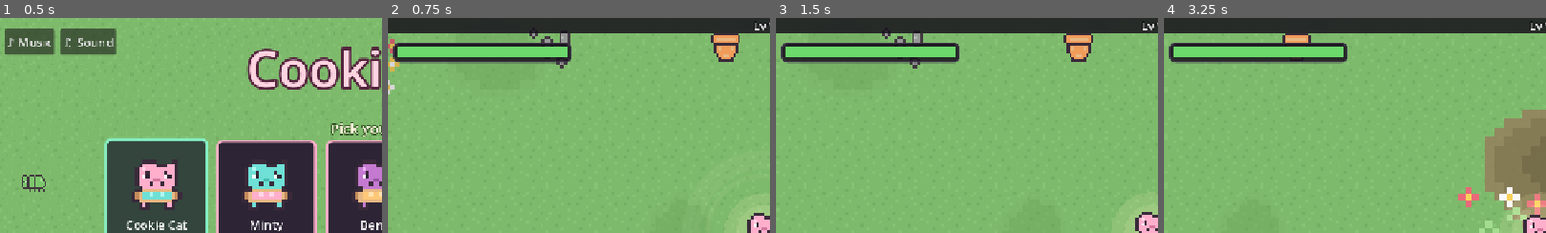
Above: before the commit, frames 1-4 (left to right).
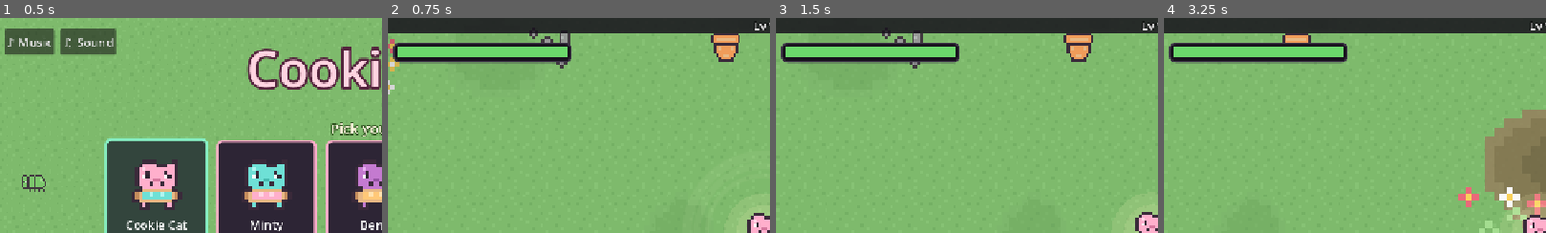
Above: after the commit, the same moments.

Repository: lukew-cogapp/cookie-cat
Game: Godot game, scene res://scenes/start_screen.tscn
The game is run twice, just before and just after one commit, with the same random seed, the same clock (stepped at 60 frames per second) and the same inputs.
Inputs (mouse positions are % of the whole screen's width and height, from its top left):
- Up to frame 1 (0.5 s): no input
- Up to frame 2 (0.75 s): click "Play!" at 0.5 s
- Up to frame 3 (1.5 s): tap Enter at 1.25 s; move the mouse to (72, 45) at 1.27 s; hold D (move_right) from 1.28 s (still down); tap Space (confirm) at 1.35 s; click (72, 45) at 1.42 s
- Up to frame 4 (3.25 s): release D (move_right) at 2 s; drag from (30, 55) to (45, 70) at 2.02 s; move the mouse to (60, 28) at 2.77 s; hold D (move_right) from 2.78 s (still down); tap Alt at 2.85 s
The pictures show only the part of the screen within x 1-51%, y 0-50%; the shares and areas given below are measured in that part.

Frame 1 is identical in both runs. In frame 2, 0.4% of the frame differs, in the area x 2-48%, y 12-20%; in frame 3, 0.4%; in frame 4, 1.0%.

Commit message:
Drop crumbs only while walking, quieten zone hits, redraw puddles
Crumbs under a standing cat cost the weapon its point: it pays for moving.
A bug in a puddle was damaged every frame and cued every frame, so the hit
sound is tied to the flash, which already has a cooldown. Puddles are one
wobbly polygon: three passes of overlapping circles all read as clouds.

Diff:
--- a/scenes/hud.tscn
+++ b/scenes/hud.tscn
@@ -1,9 +1,8 @@
-[gd_scene load_steps=5 format=3]
+[gd_scene load_steps=4 format=3]
 
 [ext_resource type="Script" path="res://scripts/hud.gd" id="1"]
 [ext_resource type="StyleBox" path="res://ui/panel.tres" id="2"]
 [ext_resource type="StyleBox" path="res://ui/health_back.tres" id="3"]
-[ext_resource type="Texture2D" path="res://assets/heart.png" id="4"]
 
 [node name="Hud" type="CanvasLayer"]
 script = ExtResource("1")
--- a/scripts/audio.gd
+++ b/scripts/audio.gd
@@ -52,7 +52,7 @@
 	_bank["shoot"] = _tone(700.0, 940.0, 0.07, "sine", 0.22)
 	# A shot connecting. Lower than the shot itself, which is what makes the
 	# pair read as cause and effect rather than as two clicks.
-	_bank["hit"] = _tone(300.0, 140.0, 0.07, "square", 0.26)
+	_bank["hit"] = _tone(300.0, 140.0, 0.06, "square", 0.16)
 	# A bug bursting. Rounder and lower than a hit, so a kill is audible over
 	# the hits that led to it.
 	_bank["pop"] = _tone(420.0, 90.0, 0.13, "sine", 0.34)
--- a/scripts/swarm.gd
+++ b/scripts/swarm.gd
@@ -230,12 +230,16 @@
 	# every frame, and refreshing the timer each time held a tanky bug solid
 	# white for as long as it stood there, which loses the silhouette that
 	# tells the kinds apart.
-	if flash[i] <= -Tuning.HIT_FLASH_GAP:
+	var fresh := flash[i] <= -Tuning.HIT_FLASH_GAP
+	if fresh:
 		flash[i] = Tuning.HIT_FLASH_TIME
 	var away := (pos[i] - from).normalized()
 	knock[i] = away * Tuning.enemy_knockback(kind[i])
 	if hp[i] > 0.0:
-		Audio.play("hit")
+		# Only on a fresh flash: a bug sitting in a puddle is damaged every
+		# frame, and a cue per frame per bug is a drone.
+		if fresh:
+			Audio.play("hit")
 		return false
 	Audio.play("pop")
 	_dead.append(i)
--- a/scripts/tuning.gd
+++ b/scripts/tuning.gd
@@ -315,6 +315,8 @@
 ## A boomerang within this of the cat has been caught.
 const BOOMER_CATCH_RADIUS := 22.0
 ## Crumbs hurt over time like a puddle, so their listed damage is a rate.
+## How far the cat must walk between crumbs. Standing still drops none.
+const TRAIL_MIN_STEP := 26.0
 const TRAIL_DAMAGE_RATE := 0.9
 ## Orbiting fish sweep every frame rather than on a cooldown, so their listed
 ## damage is scaled down to a per-second rate.
@@ -334,9 +336,21 @@
 ## pulsing as one solid band.
 const AURA_PIP_BREATHE := 0.3
 const AURA_PIP_RATE := 4.0
-const ZONE_COLOUR := Color(0.95, 0.95, 1.0, 0.5)
+const ZONE_COLOUR := Color(0.93, 0.95, 1.0, 0.34)
 ## A rim on the puddle, so the edge of the slow is visible rather than a soft
 ## blob with no boundary.
+## A puddle is drawn as overlapping blobs, not a disc: a rimmed circle read as
+## a coloured plate rather than something spilt.
+## A puddle is ONE polygon with a wobbly edge. Clusters of circles were tried
+## three ways and all read as clouds from above.
+const ZONE_EDGE_POINTS := 16
+const ZONE_EDGE_MIN := 0.72
+## Flattened vertically, so a spill lies on the grass. Round puffs read as
+## clouds floating over it.
+const ZONE_SQUASH := 0.55
+## The wet-looking fleck, off centre the way liquid catches light.
+const ZONE_GLEAM := 0.16
+const ZONE_GLEAM_COLOUR := Color(1.0, 1.0, 1.0, 0.35)
 const ZONE_RIM_COLOUR := Color(0.75, 0.9, 1.0, 0.8)
 const ZONE_RIM_WIDTH := 3.0
 ## A puddle fades over its last seconds rather than blinking out.
--- a/scripts/weapons.gd
+++ b/scripts/weapons.gd
@@ -64,6 +64,8 @@
 ## Where the next paw sweep begins, so consecutive swipes do not restart from
 ## the same angle.
 var _paw_from := 0.0
+## Where the last crumb went, so a standing cat drops none.
+var _last_crumb := Vector2.ZERO
 var _fish_art: Texture2D
 var _shot_art: Array[Texture2D] = []
 
@@ -313,6 +315,11 @@
 func _fire_trail(id: String, level: int, at: Vector2) -> void:
 	if zones >= SHOT_MAX:
 		return
+	# Only while walking. A cat standing still leaves nothing, which is the
+	# whole point of the weapon: it pays for moving.
+	if at.distance_to(_last_crumb) < Tuning.TRAIL_MIN_STEP:
+		return
+	_last_crumb = at
 	var z := zones
 	zones += 1
 	zone_pos[z] = at
@@ -636,20 +643,7 @@
 			_draw_crumbs(z, here)
 			continue
 		var fade: float = clampf(zone_life[z] / Tuning.ZONE_FADE_TIME, 0.0, 1.0)
-		var c := Tuning.ZONE_COLOUR
-		draw_circle(here, zone_radius[z], Color(c.r, c.g, c.b, c.a * fade))
-		# A rim, so the edge of the slow is visible rather than a soft blob.
-		var rim: Color = Tuning.ZONE_RIM_COLOUR
-		draw_arc(
-			here,
-			zone_radius[z],
-			0.0,
-			TAU,
-			32,
-			Color(rim.r, rim.g, rim.b, rim.a * fade),
-			Tuning.ZONE_RIM_WIDTH,
-			true,
-		)
+		_draw_puddle(z, here, fade)
 
 	if Run.level_of("purr") > 0:
 		_draw_purr(at, _radius("purr", Run.level_of("purr")))
@@ -697,6 +691,36 @@
 	_draw_fx(at)
 
 
+## Spilt milk, not a disc. A circle with a rim read as a coloured plate, so the
+## outline wobbles: a handful of overlapping blobs round the edge, at fixed
+## offsets per puddle so it does not shimmer, plus a highlight off centre the
+## way liquid catches light.
+func _draw_puddle(z: int, at: Vector2, fade: float) -> void:
+	var r := zone_radius[z]
+	var c := Tuning.ZONE_COLOUR
+	var body := Color(c.r, c.g, c.b, c.a * fade)
+	# ONE closed shape with a wobbly edge, not a cluster of circles. Three
+	# attempts at overlapping blobs all read as clouds from above, however they
+	# were spaced or squashed: a spill is a single outline, so it is drawn as
+	# one, flattened so it lies on the grass rather than floating over it.
+	var rng := RandomNumberGenerator.new()
+	rng.seed = int(absf(zone_pos[z].x) * 31.0 + absf(zone_pos[z].y) * 17.0)
+	var edge := PackedVector2Array()
+	edge.resize(Tuning.ZONE_EDGE_POINTS)
+	for n in Tuning.ZONE_EDGE_POINTS:
+		var a := TAU * float(n) / float(Tuning.ZONE_EDGE_POINTS)
+		var reach := r * rng.randf_range(Tuning.ZONE_EDGE_MIN, 1.0)
+		edge[n] = at + Vector2(cos(a) * reach, sin(a) * reach * Tuning.ZONE_SQUASH)
+	draw_colored_polygon(edge, body)
+	# A bright fleck off centre, which is what makes a flat shape read as wet.
+	var gleam: Color = Tuning.ZONE_GLEAM_COLOUR
+	draw_circle(
+		at + Vector2(-r * 0.26, -r * 0.16),
+		r * Tuning.ZONE_GLEAM,
+		Color(gleam.r, gleam.g, gleam.b, gleam.a * fade),
+	)
+
+
 ## The purr ring: a dotted circle of paw-pink pips that turns, rather than a
 ## thin outline. A static arc read as a UI element drawn over the game.
 func _draw_purr(at: Vector2, r: float) -> void:
--- a/test/weapons_test.gd
+++ b/test/weapons_test.gd
@@ -76,14 +76,30 @@
 	assert_false(flying_out, "it turned round or was caught")
 
 
-## Crumbs are dropped where the cat is, so a cat that never moves leaves them
-## in a heap. That is the weapon's point, not a bug: what matters is that a
-## crumb is left at all.
-func test_crumbs_are_left_behind() -> void:
+## Crumbs pay for MOVING: a walking cat leaves a trail, a standing one leaves
+## nothing. Dropping them while still made a heap under a stationary cat and
+## cost the weapon its whole point.
+func test_crumbs_are_left_behind_while_walking() -> void:
 	Run.weapons = {"trail": 1}
 	var before := _weapons.zones
+	# Two drops a good stride apart, as a walking cat would.
+	_weapons._last_crumb = Vector2.ZERO
+	_player.global_position = Vector2(500.0, 0.0)
 	_weapons._fire("trail", 1)
-	assert_gt(_weapons.zones, before, "a crumb was dropped")
+	_player.global_position = Vector2(500.0 + Tuning.TRAIL_MIN_STEP * 2.0, 0.0)
+	_weapons._fire("trail", 1)
+	assert_eq(_weapons.zones, before + 2, "a walking cat leaves crumbs")
+
+
+func test_a_standing_cat_leaves_no_crumbs() -> void:
+	Run.weapons = {"trail": 1}
+	_player.global_position = Vector2(900.0, 0.0)
+	_weapons._fire("trail", 1)
+	var after_first := _weapons.zones
+	# Fired again from exactly the same spot, as a standing cat would.
+	for _n in 5:
+		_weapons._fire("trail", 1)
+	assert_eq(_weapons.zones, after_first, "standing still drops nothing more")
 
 
 ## With nothing to shoot at, a weapon should break a pot rather than fire at
--- a/ui/health_back.tres
+++ b/ui/health_back.tres
@@ -1,7 +1,7 @@
 [gd_resource type="StyleBoxFlat" format=3]
 
 [resource]
-bg_color = Color(0.09, 0.07, 0.11, 0.85)
+bg_color = Color(0.09, 0.07, 0.11, 1)
 border_width_left = 3
 border_width_top = 3
 border_width_right = 3
